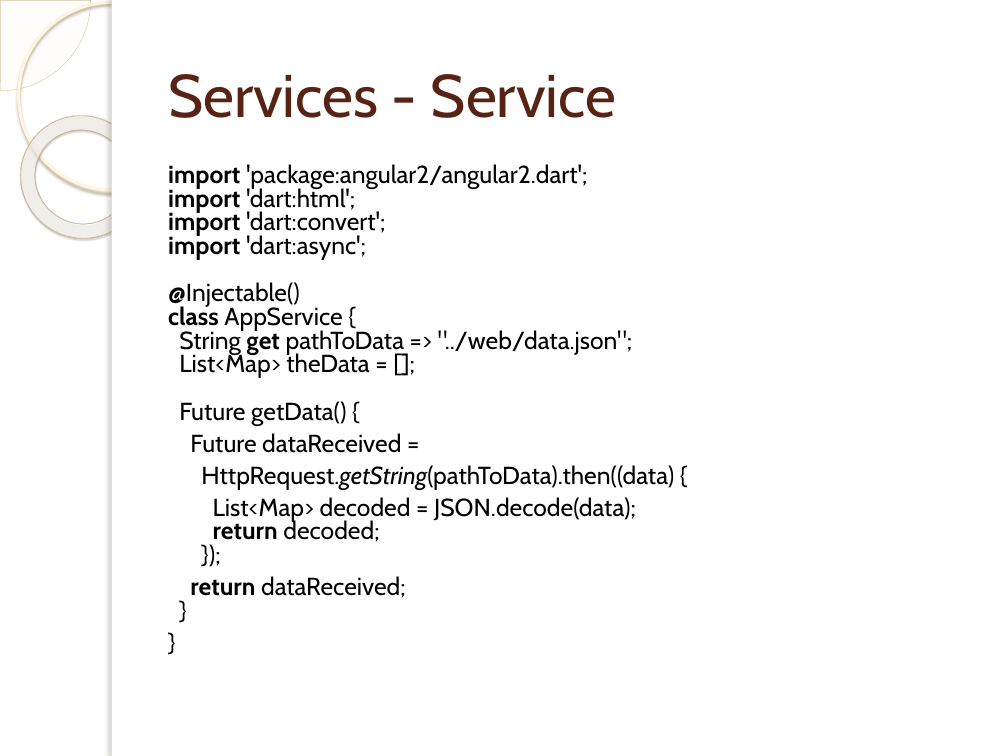
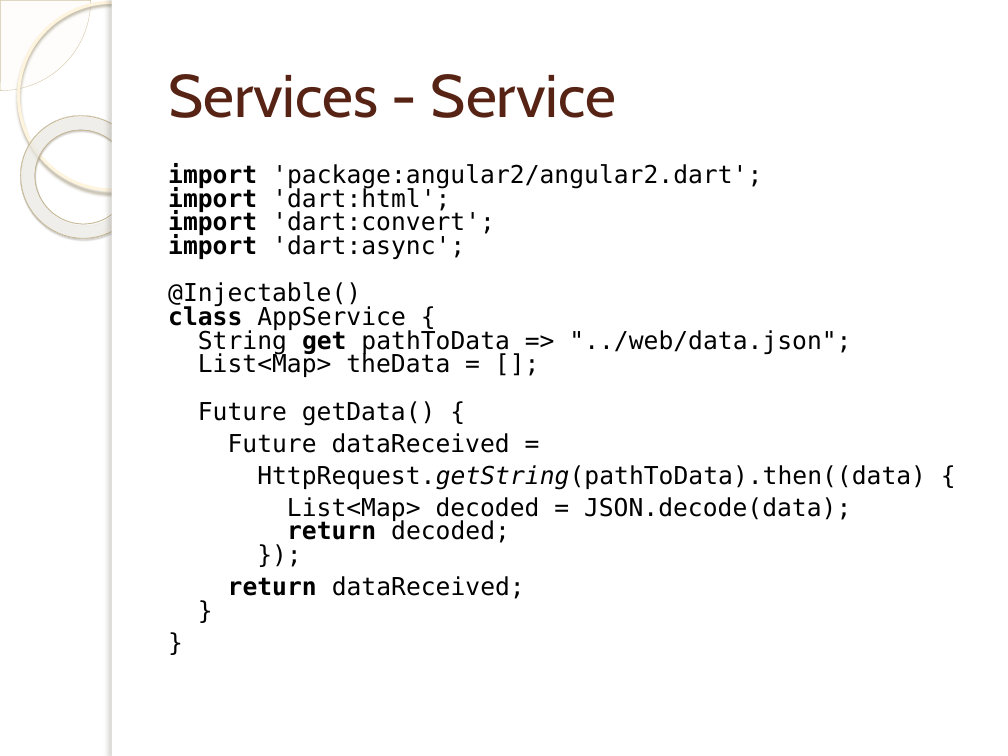
Before and after one commit to cdnielson/angular2presentation, a slide deck: slide 26 of Angular 2.pptx. Drawn at 1008x756 pixels with LibreOffice and Linux fonts; fonts in the diff are those of the drawing; background and template pictures are left out. Boxes give left, top, right and bottom in pixels: in the first picture for what was removed or moved away, otherwise in the second. Text is boxed around its words. In the diff, an @@ line names an element or a change of style, - is before the commit and + after.

```diff
--- a/Angular 2.pptx
+++ b/Angular 2.pptx
@@ text "import 'package:angular2/angular2.dart'; import 'dart:html'; ..." at <box>168,163,926,599</box>: font Cabin to DejaVu Sans Mono @@
```
Also in this commit, not shown: 19 other slides changed, 1 other file.
